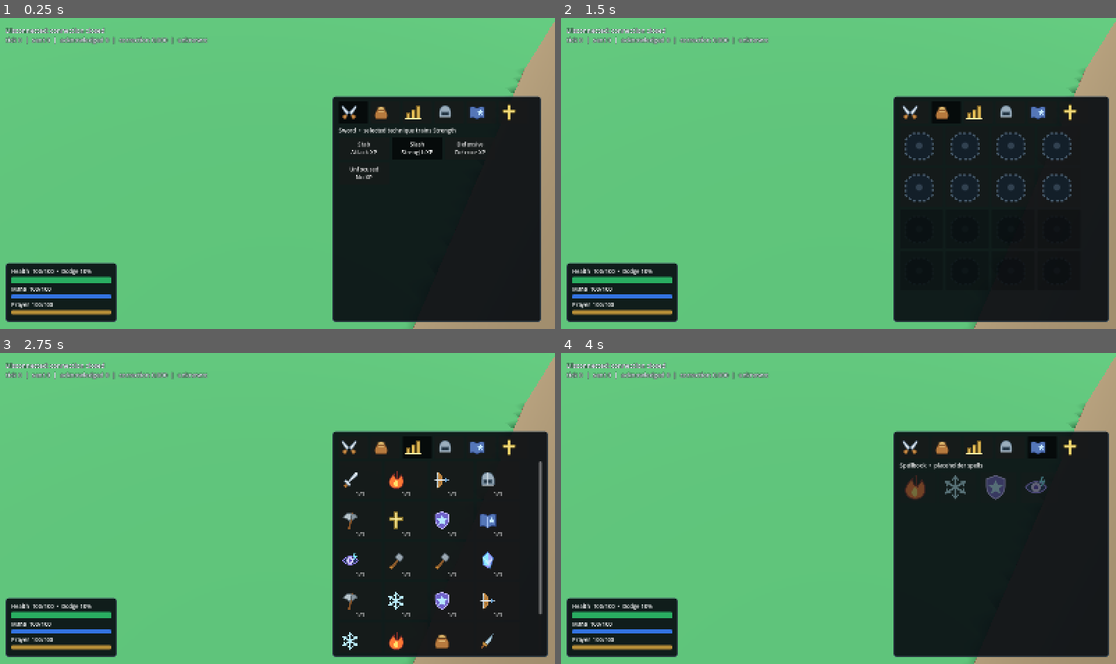
Above: before the commit, frames 1-4 (two rows, left to right).
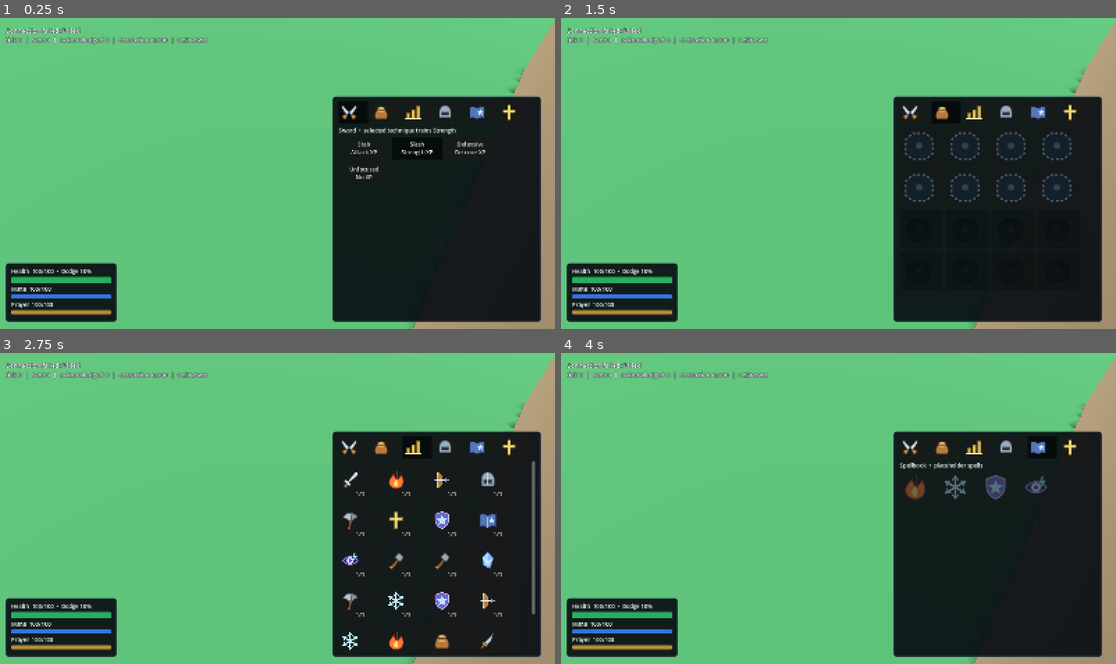
Above: after the commit, the same moments.

Repository: mywyau/arcana
Game: Godot game, scene res://scenes/main.tscn
Two runs of this game, one before a commit and one after it. Both use one fixed random seed, a clock stepped at 60 frames per second and the inputs below.
Inputs (mouse positions are in pixels of both pictures, inside the frame that each line leads up to):
- Up to frame 1 (0.25 s): no input
- Up to frame 2 (1.5 s): click (916, 111) at 0.5 s; click (943, 111) at 1.25 s
- Up to frame 3 (2.75 s): click (416, 446) at 2 s
- Up to frame 4 (4 s): click (1010, 446) at 2.75 s; click (1043, 446) at 3.5 s

The runs differ from the first frame. In frame 1, 0.2% of the frame differs, in the area x 1-19%, y 3-5%; in frame 2, 1.3%; in frame 3, 1.8%, in the area x 1-99%, y 3-98%; in frame 4, 1.3%.

Commit message:
add invent swap

Diff:
--- /dev/null
+++ b/client/scripts/inventory_slot.gd
@@ -0,0 +1,36 @@
+class_name InventorySlot
+extends Button
+
+signal swap_requested(from_slot: int, to_slot: int)
+
+var slot_index: int = -1
+var contains_item: bool = false
+var unlocked: bool = false
+
+
+func configure(index: int, has_item: bool, is_unlocked: bool) -> void:
+	slot_index = index
+	contains_item = has_item
+	unlocked = is_unlocked
+
+
+func _get_drag_data(_at_position: Vector2) -> Variant:
+	if not unlocked or not contains_item or icon == null:
+		return null
+	var preview := TextureRect.new()
+	preview.custom_minimum_size = Vector2(64, 64)
+	preview.texture = icon
+	preview.expand_mode = TextureRect.EXPAND_IGNORE_SIZE
+	preview.stretch_mode = TextureRect.STRETCH_KEEP_ASPECT_CENTERED
+	set_drag_preview(preview)
+	return {"inventory_slot": slot_index}
+
+
+func _can_drop_data(_at_position: Vector2, data: Variant) -> bool:
+	return unlocked and data is Dictionary and (data as Dictionary).has("inventory_slot")
+
+
+func _drop_data(_at_position: Vector2, data: Variant) -> void:
+	var from_slot: int = int((data as Dictionary).get("inventory_slot", -1))
+	if from_slot >= 0 and from_slot != slot_index:
+		swap_requested.emit(from_slot, slot_index)
--- a/client/scripts/main.gd
+++ b/client/scripts/main.gd
@@ -3,6 +3,7 @@
 const PLAYER_SCENE: PackedScene = preload("res://scenes/player.tscn")
 const TARGET_SCENE: PackedScene = preload("res://scenes/target_dummy.tscn")
 const LOOT_SCENE: PackedScene = preload("res://scenes/loot_drop.tscn")
+const INVENTORY_SLOT_SCRIPT: Script = preload("res://scripts/inventory_slot.gd")
 const RAY_LENGTH: float = 1000.0
 const GROUND_COLLISION_MASK: int = 1
 const UPPER_COLLISION_MASK: int = 2
@@ -16,6 +17,7 @@
 const HUD_HANDLE_HEIGHT: float = 28.0
 const HUD_RESIZE_HANDLE_SIZE: float = 30.0
 const INVENTORY_DISPLAY_SLOTS: int = 16
+const MENU_HUD_BASE_SIZE: Vector2 = Vector2(600.0, 650.0)
 
 const PLACEHOLDER_SKILLS: Array = [
 	{"name": "Attack", "level": 1},
@@ -271,6 +273,7 @@
 var _next_equipment_sequence: int = 1
 var _next_pickup_sequence: int = 1
 var _next_drop_sequence: int = 1
+var _next_inventory_move_sequence: int = 1
 var _last_action_sequence: int = 0
 var _last_action_result: String = "none"
 var _combat_target: String = ""
@@ -547,7 +550,8 @@
 	if _player_defeated:
 		return
 	var equipment_pending: bool = _last_equipment_sequence < _next_equipment_sequence - 1
-	if _is_item_equipped(item_id) and not equipment_pending:
+	var is_armour: bool = ARMOUR_SLOTS.has(item_id)
+	if item_id == _equipped_weapon and not is_armour and not equipment_pending:
 		return
 	if network.send_equip_item(_next_equipment_sequence, item_id):
 		_queued_item = item_id
@@ -572,6 +576,13 @@
 			if network.send_drop_item(_next_drop_sequence, item_id):
 				_next_drop_sequence += 1
 			get_viewport().set_input_as_handled()
+
+
+func _request_inventory_swap(from_slot: int, to_slot: int) -> void:
+	if _player_defeated or from_slot == to_slot:
+		return
+	if network.send_move_inventory_item(_next_inventory_move_sequence, from_slot, to_slot):
+		_next_inventory_move_sequence += 1
 
 
 func _request_combat_style(combat_style: String) -> void:
@@ -964,11 +975,16 @@
 
 
 func _setup_hud_layout() -> void:
+	var menu_panels: Array[Control] = [
+		combat_hud, inventory_hud, skills_hud, equipment_hud, magic_hud, prayer_hud, styles_hud,
+	]
+	for panel: Control in menu_panels:
+		panel.size = MENU_HUD_BASE_SIZE
 	_register_hud_group("player", [player_vitals_hud], player_vitals_hud)
 	_register_hud_group("target", [target_hud], target_hud)
 	_register_hud_group(
 		"menu",
-		[combat_hud, inventory_hud, skills_hud, equipment_hud, magic_hud, prayer_hud, styles_hud],
+		menu_panels,
 		inventory_hud,
 	)
 	_load_hud_layout()
@@ -1592,18 +1608,20 @@
 	inventory_summary.text = "Inventory  •  %d/%d slots used" % [items_by_slot.size(), _inventory_capacity]
 	var displayed_slots: int = maxi(_inventory_capacity, INVENTORY_DISPLAY_SLOTS)
 	for slot: int in range(displayed_slots):
-		var slot_button := Button.new()
+		var slot_button: Variant = INVENTORY_SLOT_SCRIPT.new()
 		slot_button.custom_minimum_size = Vector2(124, 112)
 		slot_button.focus_mode = Control.FOCUS_NONE
 		slot_button.mouse_filter = Control.MOUSE_FILTER_STOP
 		slot_button.text = ""
 		if slot >= _inventory_capacity:
+			slot_button.configure(slot, false, false)
 			slot_button.icon = EMPTY_SLOT_ICON
 			slot_button.expand_icon = true
 			slot_button.disabled = true
 			slot_button.modulate = Color(0.28, 0.31, 0.34)
 			slot_button.tooltip_text = "Locked inventory slot"
 		elif items_by_slot.has(slot):
+			slot_button.configure(slot, true, true)
 			var item: Dictionary = items_by_slot[slot]
 			var item_id: String = str(item.get("item_id", ""))
 			var quantity: int = int(item.get("quantity", 1))
@@ -1622,10 +1640,11 @@
 				item_status = "Equipped"
 			var quantity_text: String = " ×%d" % quantity if quantity > 1 else ""
 			var status_text: String = " • %s" % item_status if not item_status.is_empty() else ""
+			var equip_action: String = "left-click to unequip" if is_equipped and ARMOUR_SLOTS.has(item_id) else "left-click to equip"
 			slot_button.tooltip_text = "%s%s%s • slot %d%s" % [
 				item_id.capitalize(), quantity_text, status_text,
 				slot + 1,
-				" — left-click to equip • right-click to drop when unequipped" if is_equipable else "",
+				" — %s • right-click to drop when unequipped" % equip_action if is_equipable else "",
 			]
 			slot_button.disabled = _player_defeated and is_equipable
 			if is_equipped or is_queued:
@@ -1646,9 +1665,11 @@
 				slot_button.pressed.connect(_request_equip.bind(item_id))
 				slot_button.gui_input.connect(_on_inventory_item_input.bind(item_id, is_equipable))
 		else:
+			slot_button.configure(slot, false, true)
 			slot_button.icon = EMPTY_SLOT_ICON
 			slot_button.expand_icon = true
 			slot_button.modulate = Color(0.9, 0.93, 0.96)
+		slot_button.swap_requested.connect(_request_inventory_swap)
 		inventory_grid.add_child(slot_button)
 
 
--- a/client/scripts/network_client.gd
+++ b/client/scripts/network_client.gd
@@ -129,6 +129,24 @@
 	var result: Error = _socket.send_text(JSON.stringify(message))
 	if result != OK:
 		status_changed.emit("Could not drop item: %s" % error_string(result))
+		return false
+	return true
+
+
+func send_move_inventory_item(sequence: int, from_slot: int, to_slot: int) -> bool:
+	if _socket.get_ready_state() != WebSocketPeer.STATE_OPEN:
+		status_changed.emit("Cannot move inventory items while disconnected")
+		return false
+
+	var message: Dictionary = {
+		"type": "move_inventory_item",
+		"sequence": sequence,
+		"from_slot": from_slot,
+		"to_slot": to_slot,
+	}
+	var result: Error = _socket.send_text(JSON.stringify(message))
+	if result != OK:
+		status_changed.emit("Could not move inventory item: %s" % error_string(result))
 		return false
 	return true
 
Not shown, added: client/scripts/inventory_slot.gd.uid
Not shown, changed: server/internal/protocol/message.go
Not shown, changed: server/internal/simulation/combat.go
Not shown, changed: server/internal/simulation/combat_test.go
Not shown, changed: server/internal/simulation/inventory.go
Not shown, changed: server/internal/simulation/inventory_test.go
Not shown, changed: server/internal/simulation/world.go
Not shown, changed: server/internal/transport/websocket/handler.go
